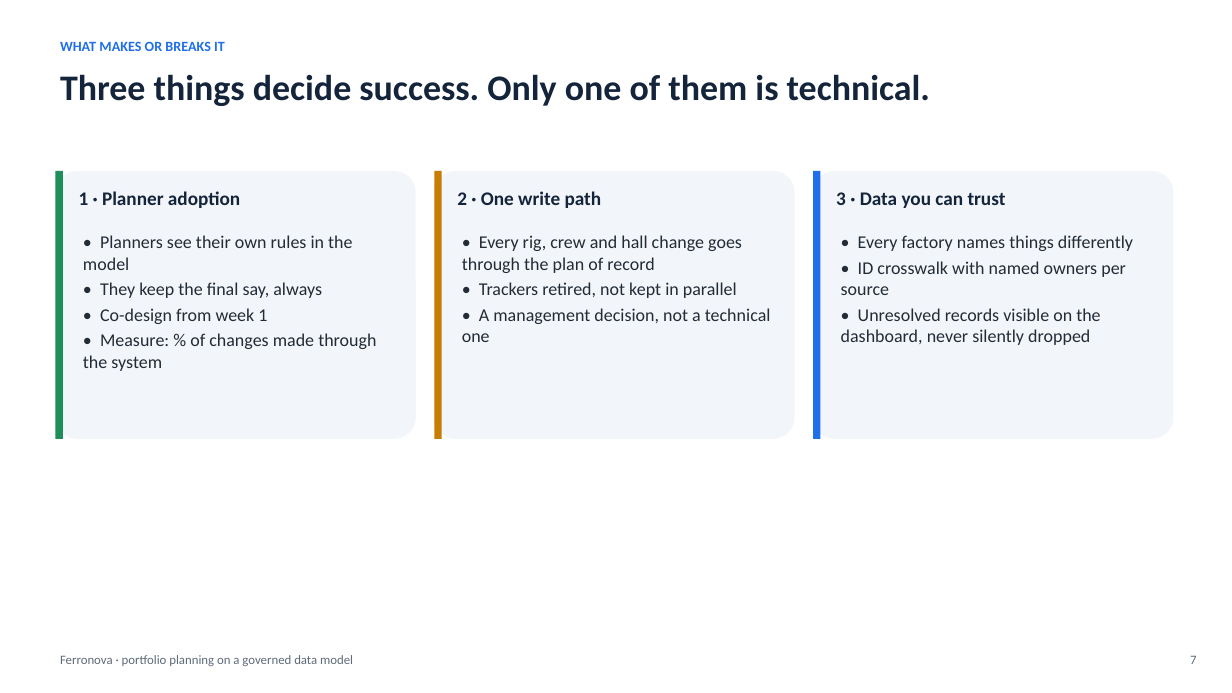
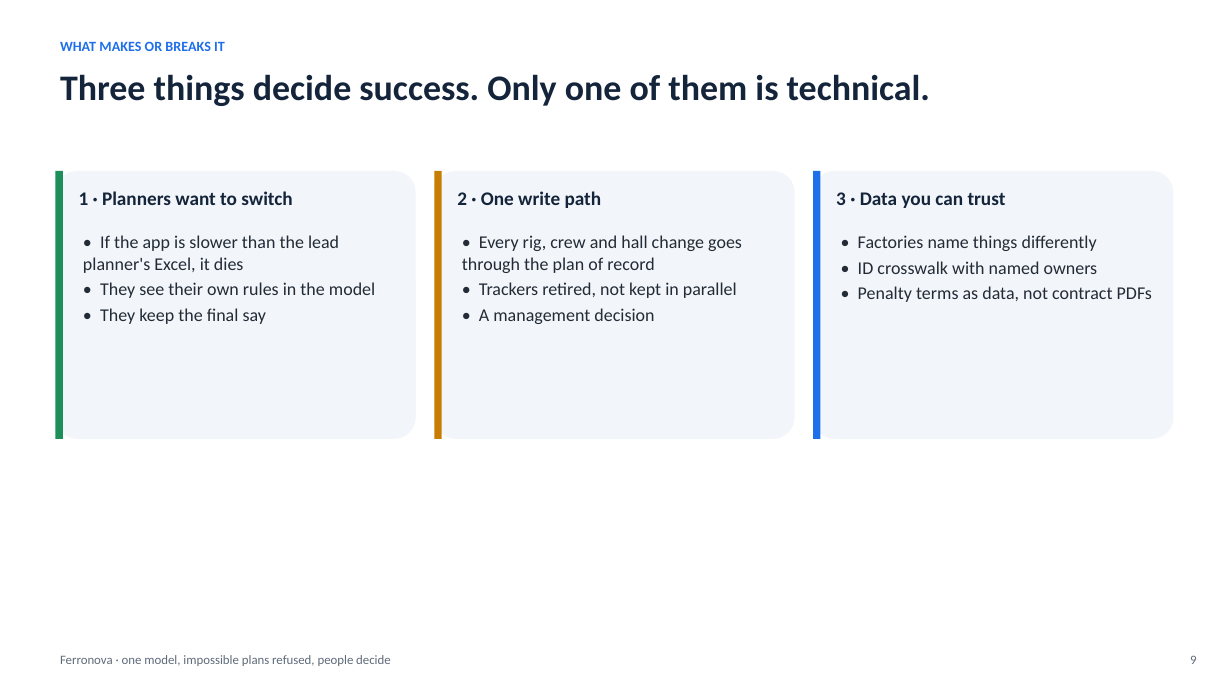
Before and after one commit to rpad300/ULTRA_IA_ASSISTANT, a slide deck: slide 9 of docs/ferronova-takehome/ferronova-pitch.pptx (slide 7 before the commit). Drawn at 1232x693 pixels with LibreOffice and Linux fonts; fonts in the diff are those of the drawing. Boxes give left, top, right and bottom in pixels: in the first picture for what was removed or moved away, otherwise in the second. Text is boxed around its words. In the diff, an @@ line names an element or a change of style, - is before the commit and + after.

```diff
--- a/docs/ferronova-takehome/ferronova-pitch.pptx
+++ b/docs/ferronova-takehome/ferronova-pitch.pptx
@@ text at (79, 191, 292, 205): text changed @@
-1 · Planner adoption
+1 · Planners want to switch
@@ text at (83, 235, 375, 324): text changed @@
-• Planners see their own rules in the model
-• They keep the final say, always
-• Co-design from week 1
-• Measure: % of changes made through the system
+• If the app is slower than the lead planner's Excel, it dies
+• They see their own rules in the model
+• They keep the final say
@@ text at (858, 235, 1152, 302): text changed @@
-• Every factory names things differently
-• ID crosswalk with named owners per source
-• Unresolved records visible on the dashboard, never silently dropped
+• Factories name things differently
+• ID crosswalk with named owners
+• Penalty terms as data, not contract PDFs
@@ text at (479, 308, 654, 324): text changed @@
-• A management decision, not a technical one
+• A management decision
@@ text at (60, 655, 391, 666): text changed @@
-Ferronova · portfolio planning on a governed data model
+Ferronova · one model, impossible plans refused, people decide
@@ text at (1190, 655, 1196, 664): text changed @@
-7
+9
```
Also in this commit, not shown: 11 other slides changed, 4 slides added, 2 slides removed, 14 other files.
